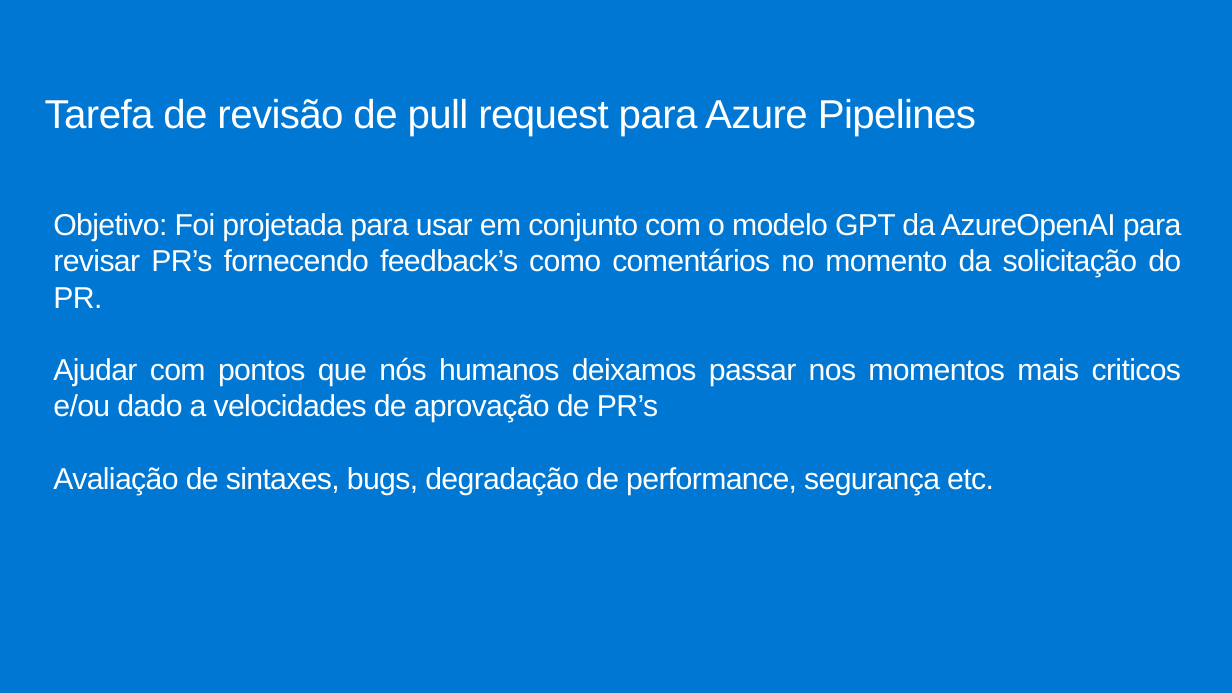
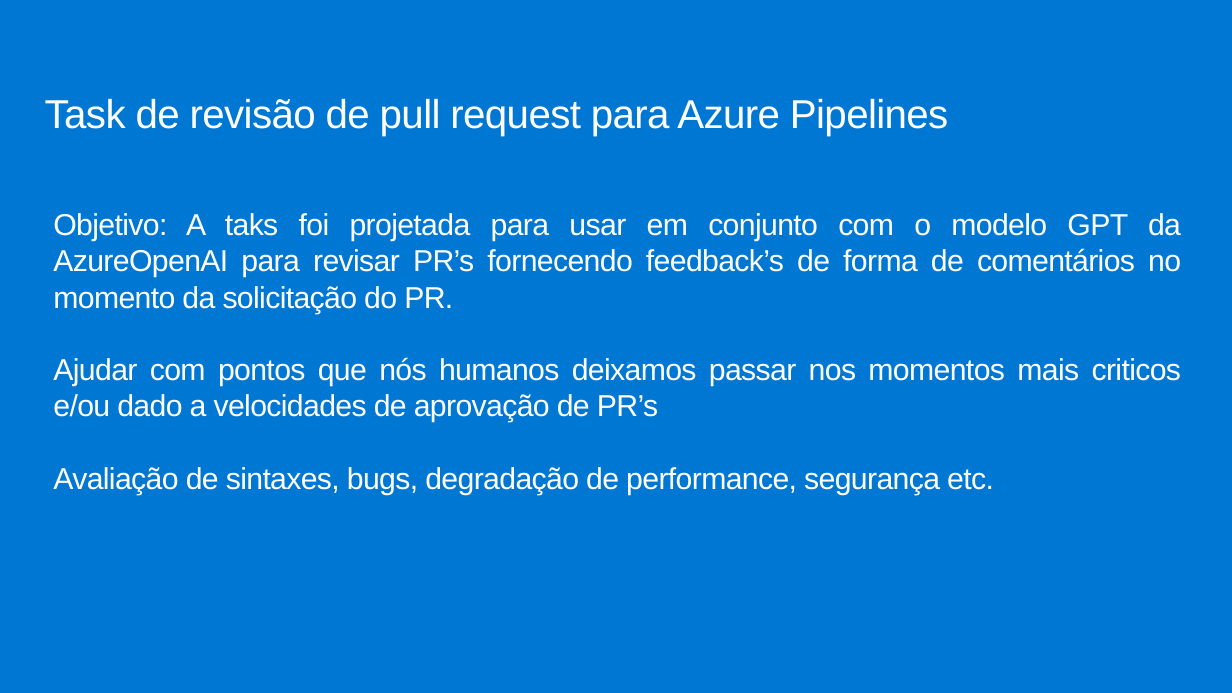
Before and after one commit to jpitapeva/azureopenai, a slide deck: slide 3 of AzureOpenAI.pptx. Drawn at 1232x693 pixels with LibreOffice and Linux fonts; fonts in the diff are those of the drawing; background and template pictures are left out. Boxes give left, top, right and bottom in pixels: in the first picture for what was removed or moved away, otherwise in the second. Text is boxed around its words. In the diff, an @@ line names an element or a change of style, - is before the commit and + after.

Commit message:
edita slide

```diff
--- a/AzureOpenAI.pptx
+++ b/AzureOpenAI.pptx
@@ text at <box>45,98,948,136</box>: text changed @@
-Tarefa de revisão de pull request para Azure Pipelines
+Task de revisão de pull request para Azure Pipelines
@@ text at <box>53,213,1181,314</box>: text changed @@
-Objetivo: Foi projetada para usar em conjunto com o modelo GPT da AzureOpenAI para revisar PR’s fornecendo feedback’s como comentários no momento da solicitação do PR.
+Objetivo: A taks foi projetada para usar em conjunto com o modelo GPT da AzureOpenAI para revisar PR’s fornecendo feedback’s de forma de comentários no momento da solicitação do PR.
```
